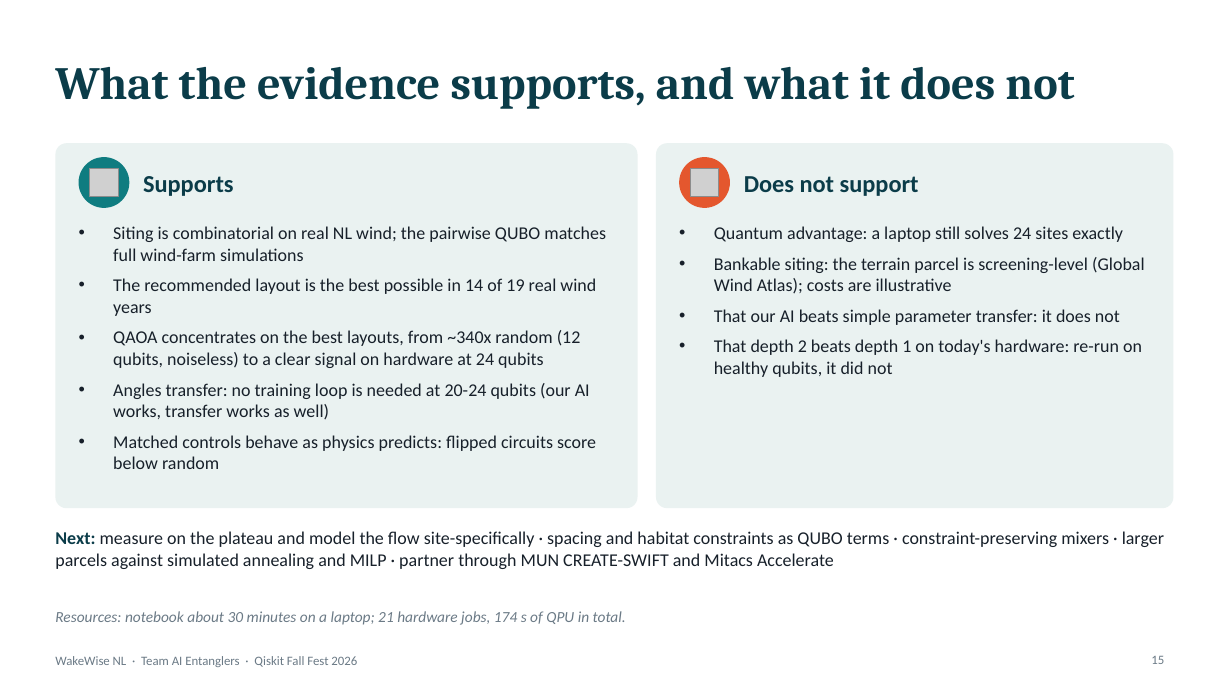
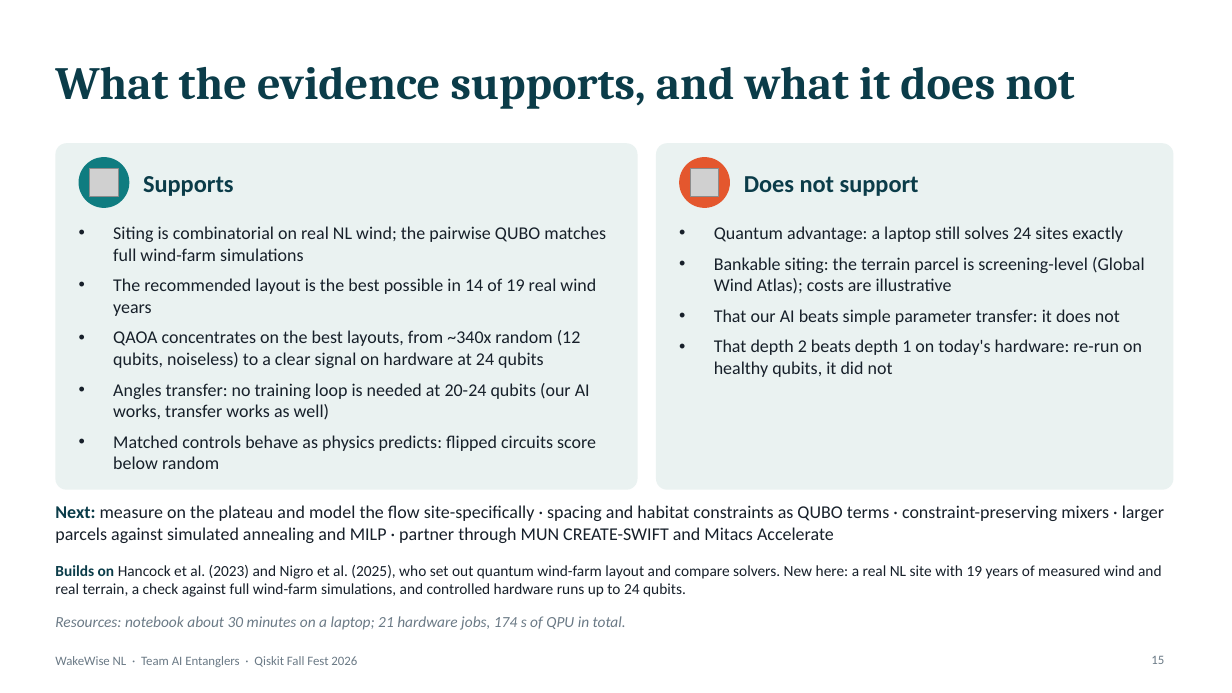
Before and after one commit to mrw-soumik/Qiskit-AI-Entanglers-, a slide deck: slide 15 of slides/WakeWise_NL_AI_Entanglers.pptx. Drawn at 1232x693 pixels with LibreOffice and Linux fonts; fonts in the diff are those of the drawing; grey boxes stand for pictures. Boxes give left, top, right and bottom in pixels: in the first picture for what was removed or moved away, otherwise in the second. Text is boxed around its words. In the diff, an @@ line names an element or a change of style, - is before the commit and + after.

```diff
--- a/slides/WakeWise_NL_AI_Entanglers.pptx
+++ b/slides/WakeWise_NL_AI_Entanglers.pptx
@@ rounded rectangle: place and size @@
-rounded rectangle at <box>55,143,638,508</box>
+rounded rectangle at <box>55,143,638,490</box>
@@ rounded rectangle at <box>55,143,638,490</box>: proportions changed @@
@@ rounded rectangle at <box>656,143,1174,490</box>: proportions changed @@
@@ rounded rectangle: place and size @@
-rounded rectangle at <box>656,143,1174,508</box>
+rounded rectangle at <box>656,143,1174,490</box>
@@ text "Next: measure on the plateau ...": place and size @@
-text "Next: measure on the plateau ..." at <box>55,531,1164,569</box>
+text "Next: measure on the plateau ..." at <box>55,505,1164,543</box>
@@ text added at <box>55,565,1162,597</box>, 12 pt, text #17202A @@
+Builds on Hancock et al. (2023) and Nigro et al. (2025), who set out quantum wind-farm layout and compare solvers. New here: a real NL site with 19 years of measured wind and real terrain, a check against full wind-farm simulations, and controlled hardware runs up to 24 qubits.
@@ text "Resources: notebook about 30 minutes ...": place and size @@
-text "Resources: notebook about 30 minutes ..." at <box>55,611,626,625</box>
+text "Resources: notebook about 30 minutes ..." at <box>55,616,626,630</box>
```
Also in this commit, not shown: 2 other slides changed, 2 other files.
